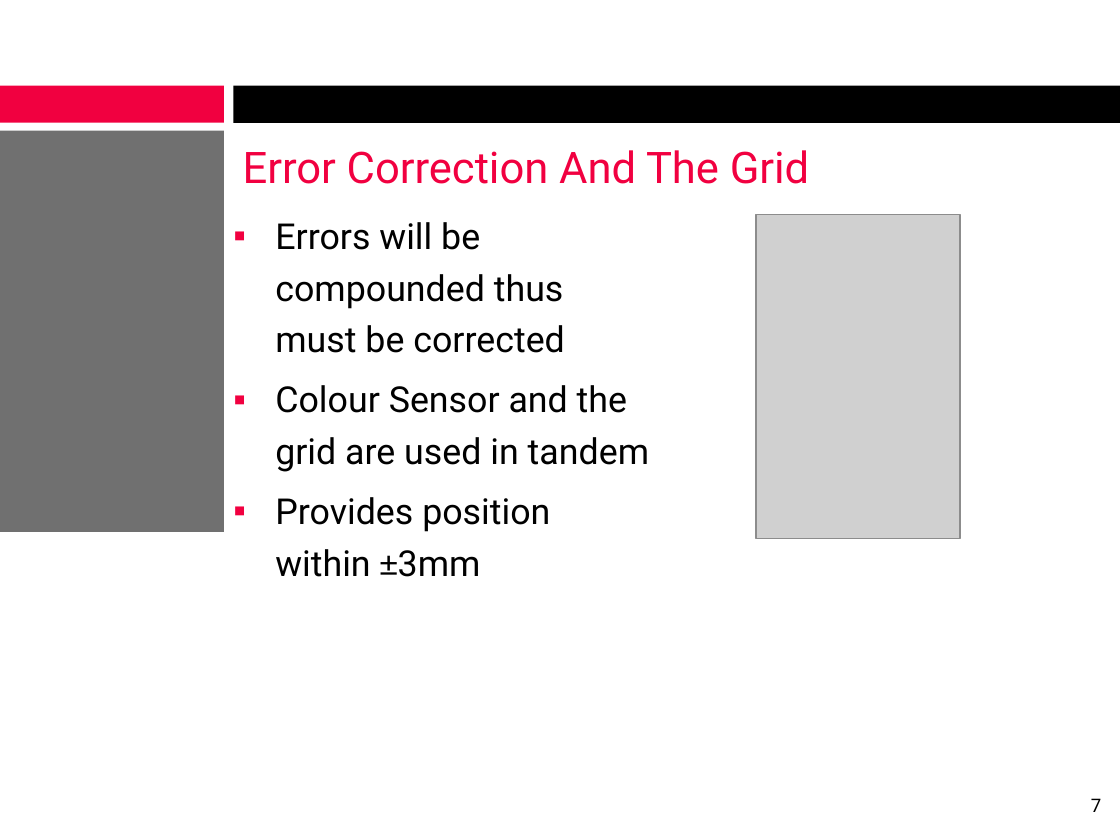
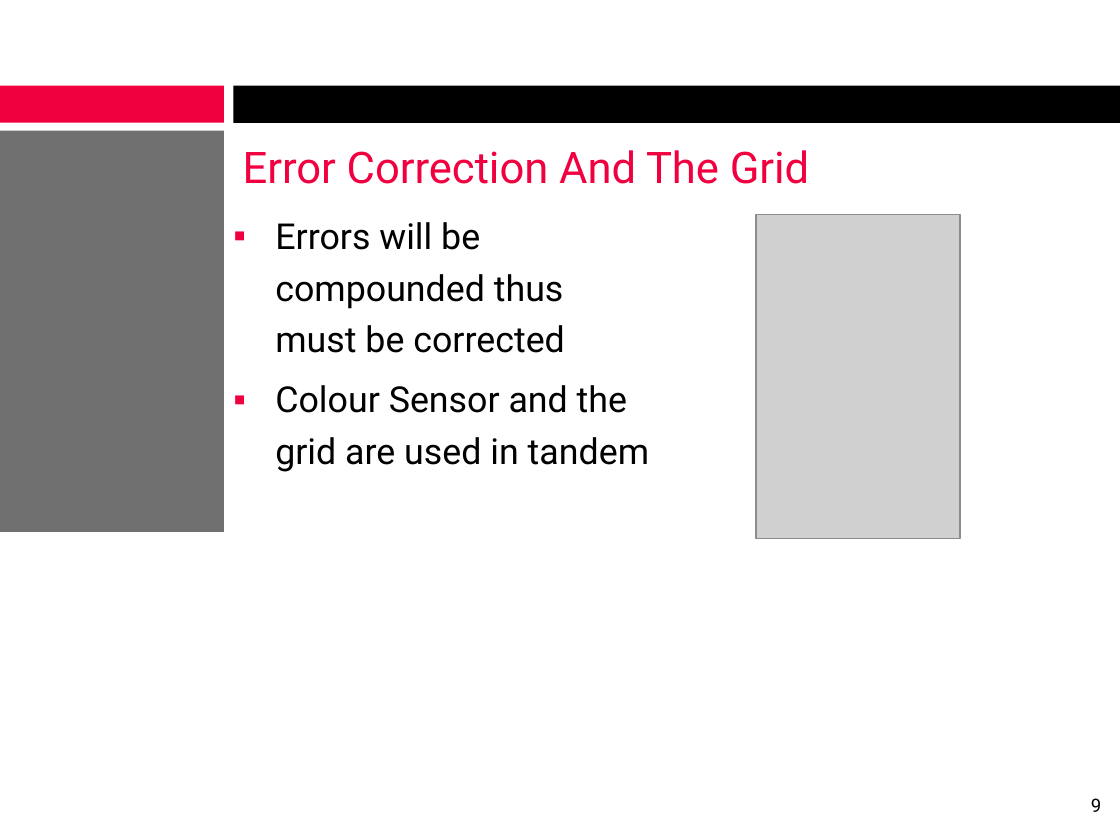
Before and after one commit to alexcraig/RoboWars, a slide deck: slide 9 of docs/presentation_slides/RoboWarsPresentation_MikeWright.ppt (slide 7 before the commit). Drawn at 1120x840 pixels with LibreOffice and Linux fonts; fonts in the diff are those of the drawing; grey boxes stand for pictures; background and template pictures are left out. Boxes give left, top, right and bottom in pixels: in the first picture for what was removed or moved away, otherwise in the second. Text is boxed around its words. In the diff, an @@ line names an element or a change of style, - is before the commit and + after.

```diff
--- a/docs/presentation_slides/RoboWarsPresentation_MikeWright.ppt
+++ b/docs/presentation_slides/RoboWarsPresentation_MikeWright.ppt
@@ text at <box>275,497,550,577</box>: paragraph removed @@
-▪ Provides position within ±3mm
@@ page number at <box>1091,798,1101,812</box>: text changed @@
-7
+9
```
Also in this commit, not shown: 5 other slides changed, 4 slides added, 1 slide removed, 4 other files.
